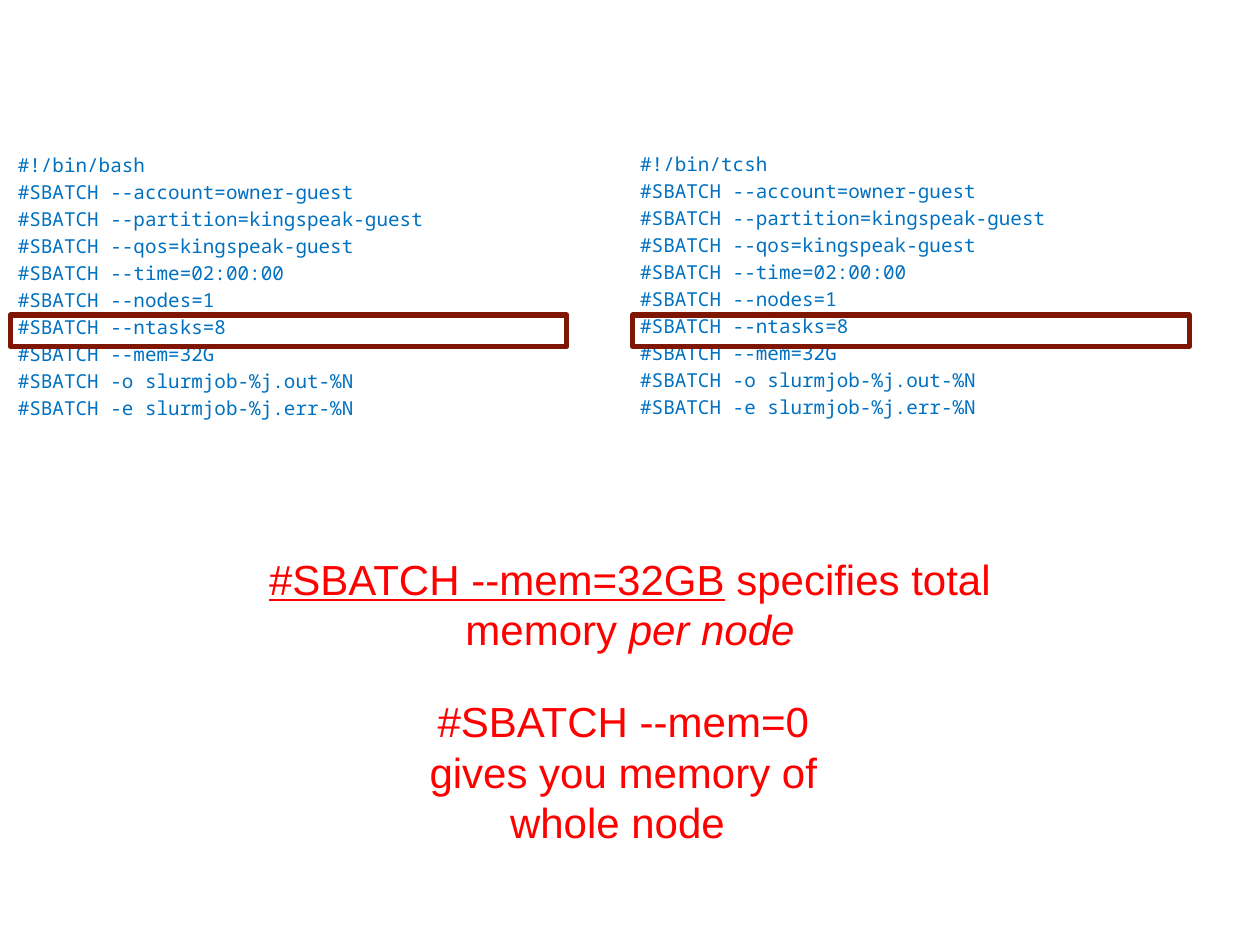
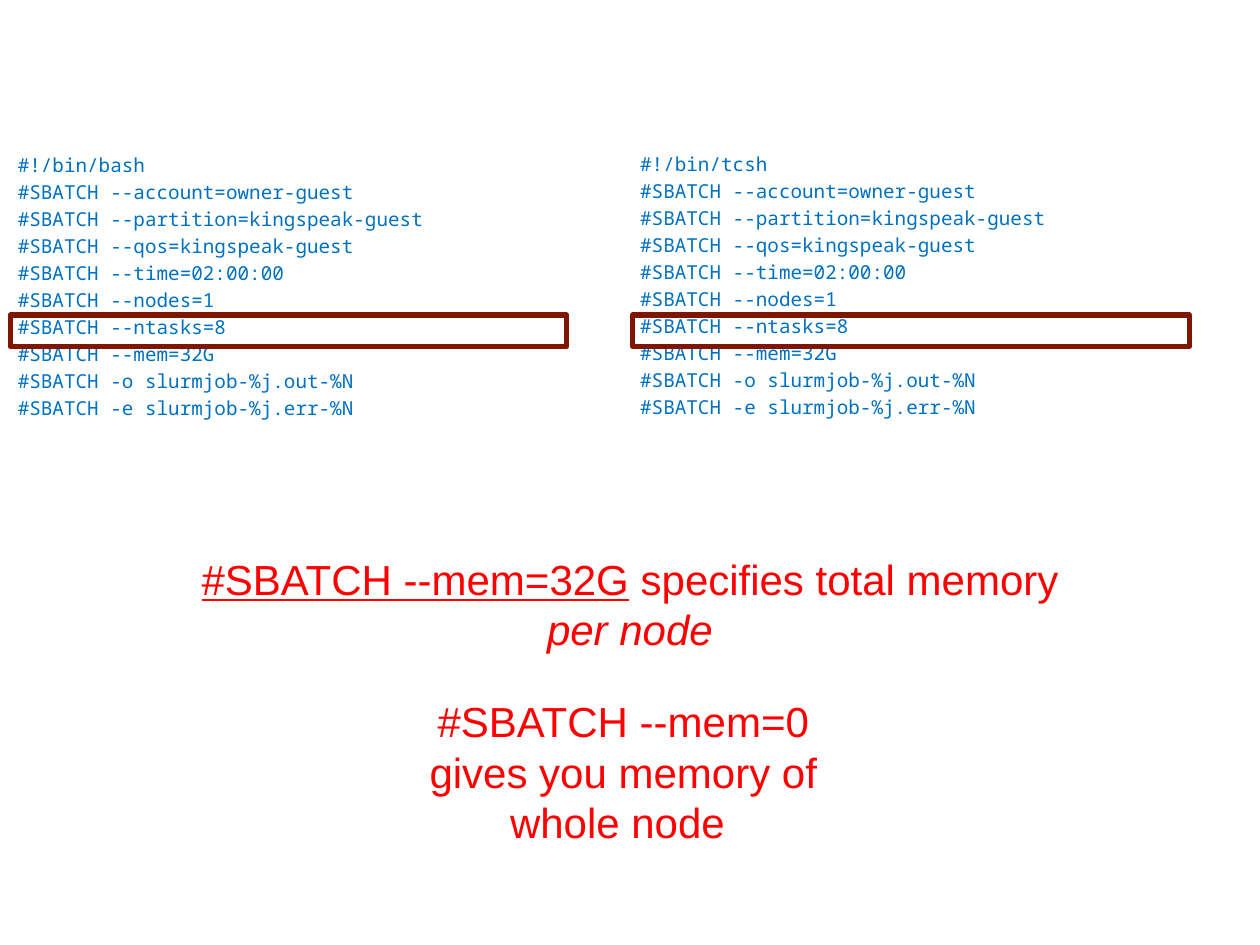
Before and after one commit to chpc-uofu/slurm-lectures, a slide deck: slide 25 of slurm.pptx. Drawn at 1260x945 pixels with LibreOffice and Linux fonts; fonts in the diff are those of the drawing; background and template pictures are left out. Boxes give left, top, right and bottom in pixels: in the first picture for what was removed or moved away, otherwise in the second. Text is boxed around its words. In the diff, an @@ line names an element or a change of style, - is before the commit and + after.

```diff
--- a/slurm.pptx
+++ b/slurm.pptx
@@ text at [202,564,1059,654]: text changed @@
-#SBATCH --mem=32GB specifies total memory per node
+#SBATCH --mem=32G specifies total memory per node
```
Also in this commit, not shown: 2 other slides changed, 9 other files.
